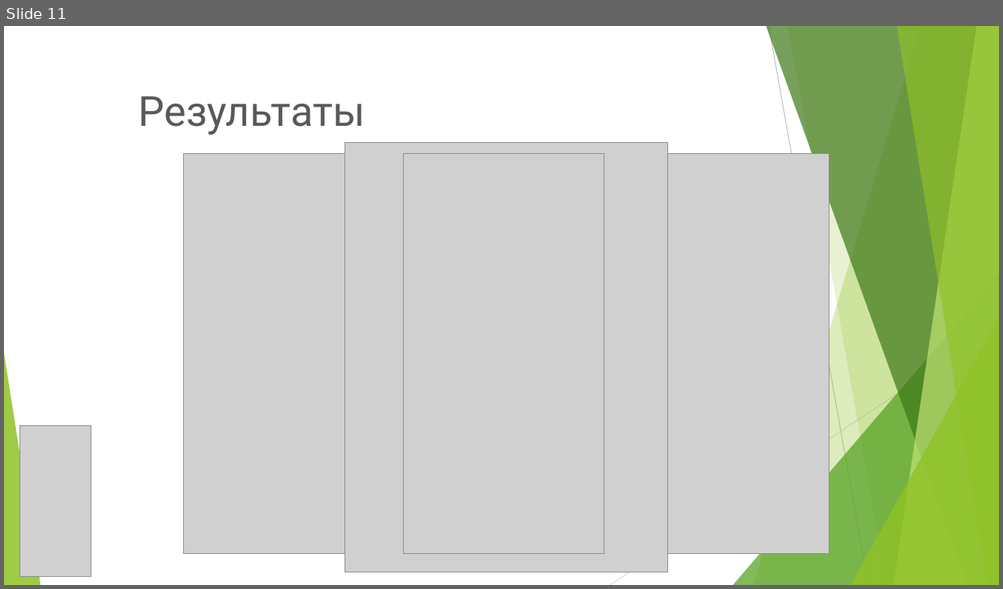
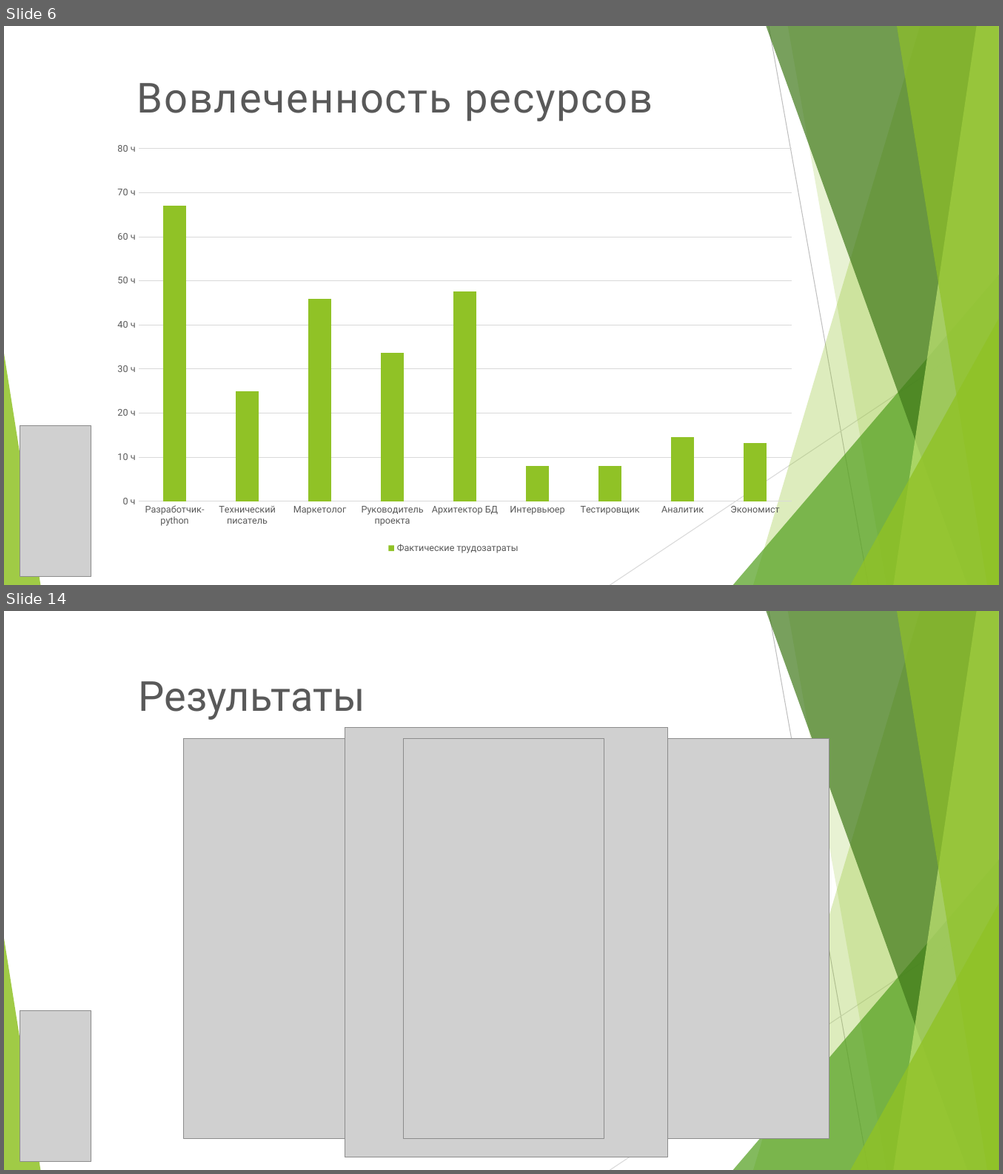
Before and after one commit to zlatopyst/DESING, a slide deck: doc/ProjectBot.pptx. Shown one above the other, each under a label of ours: slide 11 before the commit, slides 6 and 14 after it; the slides between them are not shown. The pictures are 1003x589 and 1003x1174 pixels, drawn with LibreOffice and Linux fonts; fonts in the diff are those of the drawing; grey boxes stand for pictures; background and template pictures are left out. Boxes give left, top, right and bottom in pixels: in the first picture for what was removed or moved away, otherwise in the second. Text is boxed around its words. In the diff, an @@ line names an element or a change of style, - is before the commit and + after.

```diff
--- a/doc/ProjectBot.pptx
+++ b/doc/ProjectBot.pptx
@@ slide 6 added at [4, 26, 999, 585], background picture (left out); not listed: 10 template elements that a slide beside it also shows @@
@@ text added at [137, 83, 652, 121], 40 pt, text #595959 @@
+Вовлеченность ресурсов
@@ column stacked chart added at [101, 135, 805, 557] @@
+categories: Разработчик-python, Технический писатель, Маркетолог, Руководитель проекта, Архитектор БД, Интервьюер, Тестировщик, Аналитик, Экономист
+Фактические трудозатраты: 67, 25, 46, 34, 48, 8, 8, 15, 13
+Series 2: 0, 0, 0, 0, 0, 0, 0, 0, 0
@@ picture added at [20, 426, 91, 577] @@
@@ what was slide 11 is now slide 14 @@
```
Also in this commit, not shown: 8 slides changed, 4 other slides added, 2 slides removed.
